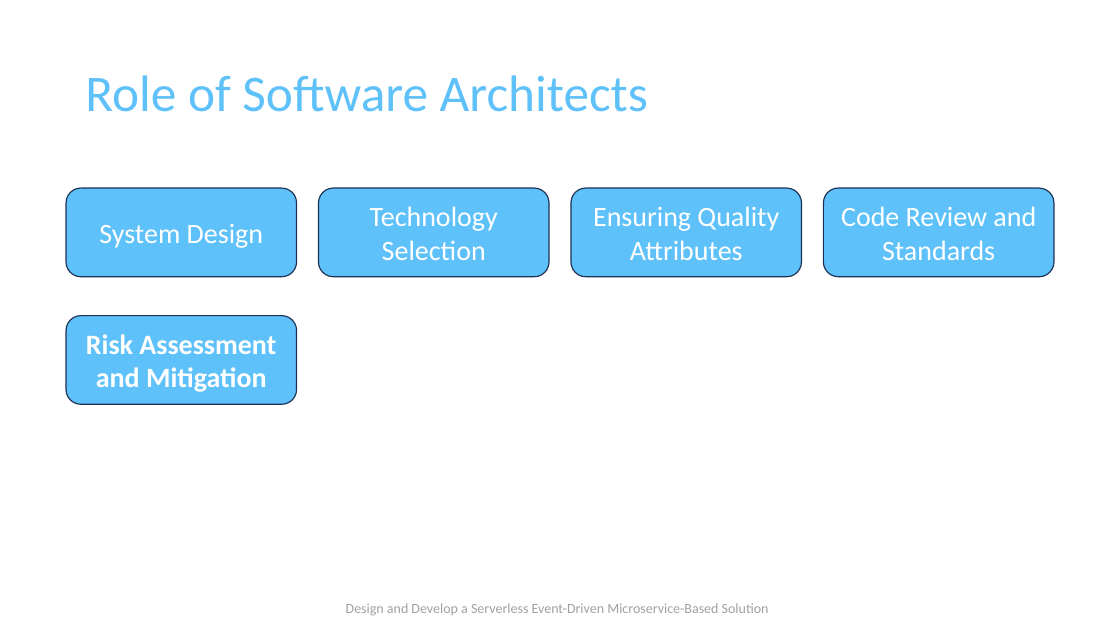
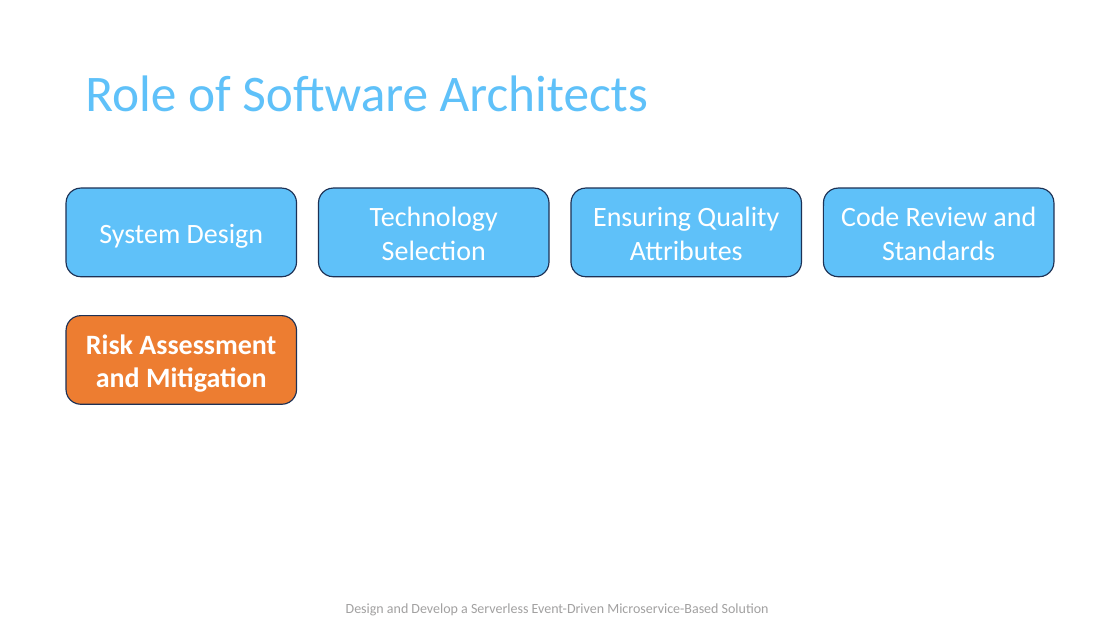
Before and after one commit to TaleLearnCode/DesignDevelopServerlessEventDrivenMicroserviceSolution, a slide deck: slide 21 of EDAWorkshop-02.pptx. Drawn at 1120x630 pixels with LibreOffice and Linux fonts; fonts in the diff are those of the drawing; background and template pictures are left out. Boxes give left, top, right and bottom in pixels: in the first picture for what was removed or moved away, otherwise in the second. Text is boxed around its words. In the diff, an @@ line names an element or a change of style, - is before the commit and + after.

```diff
--- a/EDAWorkshop-02.pptx
+++ b/EDAWorkshop-02.pptx
@@ rounded rectangle "Risk Assessment and Mitigation" at [66,316,297,405]: fill #5FC1F9 to #ED7D31 @@
```
Also in this commit, not shown: 7 other files.
